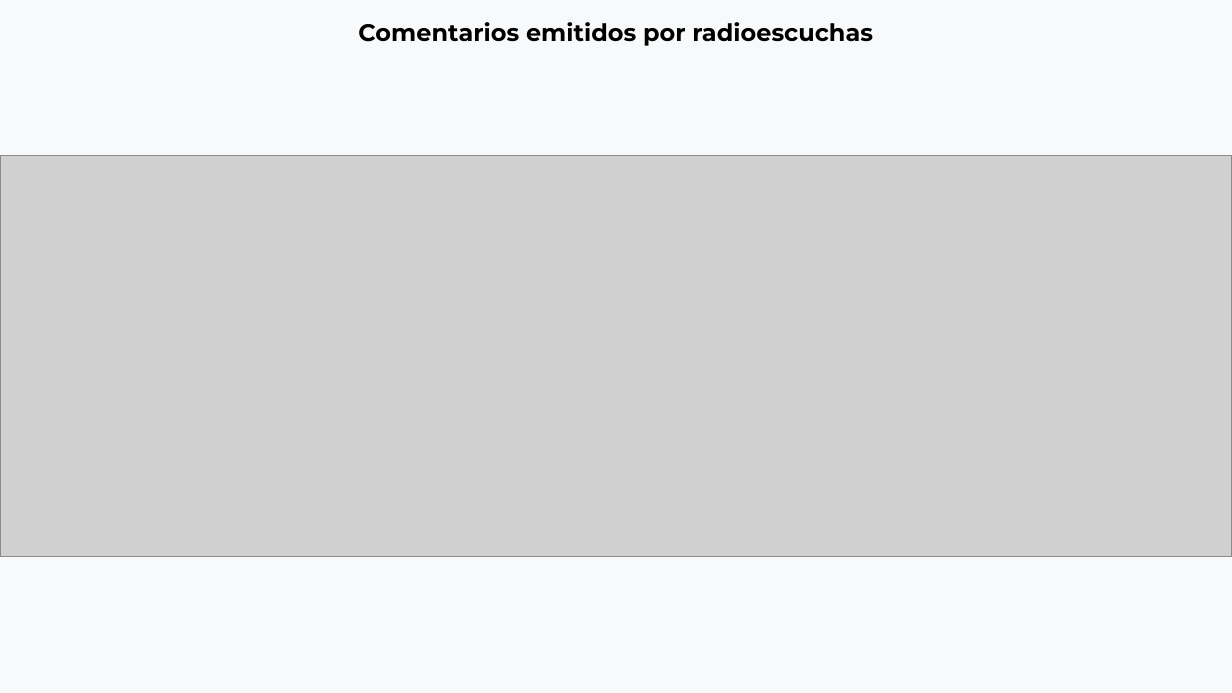
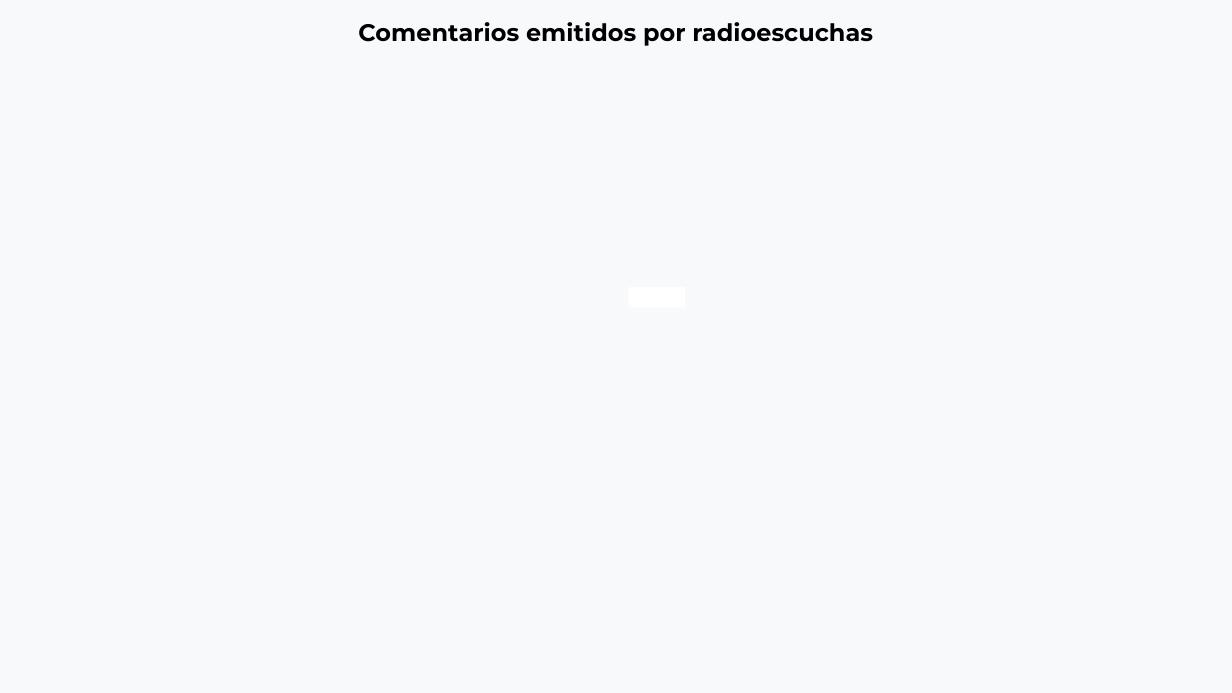
Before and after one commit to thelonious9/Reporteportadas, a slide deck: slide 15 of Reporte 101126.pptx. Drawn at 1232x693 pixels with LibreOffice and Linux fonts; fonts in the diff are those of the drawing; grey boxes stand for pictures; background and template pictures are left out. Boxes give left, top, right and bottom in pixels: in the first picture for what was removed or moved away, otherwise in the second. Text is boxed around its words. In the diff, an @@ line names an element or a change of style, - is before the commit and + after.

```diff
--- a/Reporte 101126.pptx
+++ b/Reporte 101126.pptx
@@ picture removed at (0, 155, 1232, 556) @@
@@ rectangle added at (628, 287, 685, 308), fill #FFFFFF @@
```
Also in this commit, not shown: 4 other slides changed.
